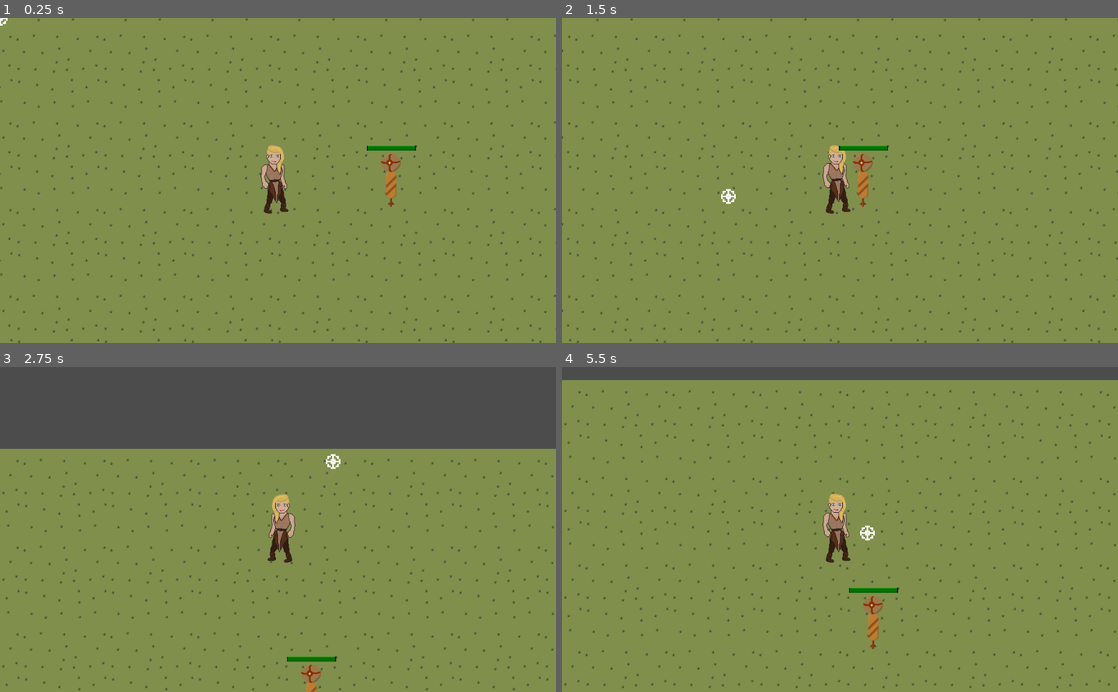
Above: before the commit, frames 1-4 (two rows, left to right).
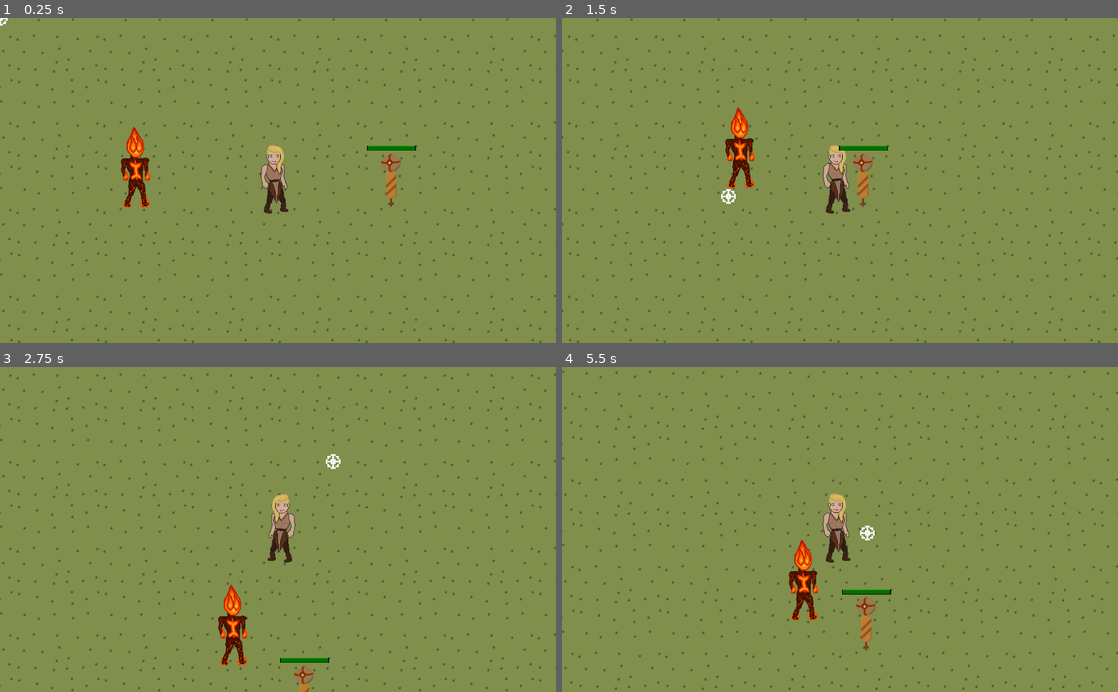
Above: after the commit, the same moments.

Repository: Guillman07/Videojoc-lg
Game: Godot game, scene res://Escenes/World.tscn
Two runs of this game, one before a commit and one after it. Both use one fixed random seed, a clock stepped at 60 frames per second and the inputs below.
Inputs (mouse positions are in pixels of both pictures, inside the frame that each line leads up to):
- Up to frame 1 (0.25 s): no input
- Up to frame 2 (1.5 s): move the mouse to (962, 164) at 0.52 s; hold D (Est) 0.53-1.28 s; tap E (E) at 0.6 s; move the mouse to (728, 196) at 1.27 s; tap D (Est) at 1.35 s
- Up to frame 3 (2.75 s): tap W (Nord) at 1.55 s; move the mouse to (333, 458) at 2.02 s; hold W (Nord) from 2.03 s (still down); tap A (Oest) at 2.3 s
- Up to frame 4 (5.5 s): move the mouse to (812, 594) at 2.77 s; release W (Nord) at 2.78 s; tap A (Oest) at 2.85 s; tap S (Sud) at 3.05 s; move the mouse to (1006, 578) at 3.52 s; hold S (Sud) 3.53-4.28 s; tap E (E) at 3.8, 5.1 s; move the mouse to (673, 480) at 4.27 s; click (673, 480) at 4.35 s; tap D (Est) at 4.55 s; move the mouse to (867, 529) at 5.02 s; hold W (Nord) from 5.03 s (still down)

The runs differ from the first frame. In frame 1, 0.8% of the frame differs, in the area x 21-28%, y 33-59%; in frame 2, 0.7%; in frame 3, 28%, in the area x 0-100%, y 0-100%; in frame 4, 8.4%.

Commit message:
V 0.1.10
Navigation complet

Diff:
--- a/Videojoc LG/Escenes/Subdit_foc.gd
+++ b/Videojoc LG/Escenes/Subdit_foc.gd
@@ -2,14 +2,40 @@
 
 const Bola_foc = preload("res://Escenes/Bola_foc.tscn")
 var energia = 0
-var velocitat_base = 40
+var velocitat_base = 200
 var velocitat = Vector2.ZERO
+
+var cami: Array = []
+var LevelNavigation: Navigation2D = null
+var Player = null
+
 func _ready():
-	pass
+	yield(get_tree(),"idle_frame")
+	var tree = get_tree()
+	if tree.has_group("Navigation2D"):
+		LevelNavigation = tree.get_nodes_in_group("Navigation2D")[0]
+	if tree.has_group("Protagonista"):
+		Player = tree.get_nodes_in_group("Protagonista")[0]
 
 func _process(delta):
+	if Player and LevelNavigation:
+		genera_cami()
+		busca_seguent_pos()
 	moviment()
 #aproparse al prota per arribar al rango suicient de atac simple
+
+func busca_seguent_pos():
+	if cami.size() > 0:
+		velocitat = global_position.direction_to(cami[1]) * velocitat_base
+
+		if global_position == cami[0]:
+			cami.pop_front()
+
+
+func genera_cami():
+	if LevelNavigation != null and Player != null:
+		cami = LevelNavigation.get_simple_path(global_position,Player.global_position, false)
+
 func atac_simple():
 	pass
 	#Mini bola de foc, que no es pot fallar, de dany casi nul,carrega energia
@@ -23,4 +49,4 @@
 
 # no fa gaire mal d'impacte pero si que fa bastant de quemadura.
 func moviment():
-	velocitat = move_and_slide(velocitat_base)
+	velocitat = move_and_slide(velocitat)
--- a/Videojoc LG/Escenes/World.tscn
+++ b/Videojoc LG/Escenes/World.tscn
@@ -1,10 +1,15 @@
-[gd_scene load_steps=7 format=2]
+[gd_scene load_steps=9 format=2]
 
 [ext_resource path="res://Escenes/Player.tscn" type="PackedScene" id=1]
 [ext_resource path="res://Imatges/Tilemap/Herba.png" type="Texture" id=2]
 [ext_resource path="res://Escenes/ninot practica.tscn" type="PackedScene" id=3]
 [ext_resource path="res://Escenes/World.gd" type="Script" id=4]
 [ext_resource path="res://Escenes/software_cursor.tscn" type="PackedScene" id=5]
+[ext_resource path="res://Escenes/Subdit_foc.tscn" type="PackedScene" id=6]
+
+[sub_resource type="NavigationPolygon" id=2]
+vertices = PoolVector2Array( 160, 160, 0, 160, 0, 0, 160, 0 )
+polygons = [ PoolIntArray( 0, 1, 2, 3 ) ]
 
 [sub_resource type="TileSet" id=1]
 0/name = "Herba.png 0"
@@ -15,6 +20,7 @@
 0/tile_mode = 0
 0/occluder_offset = Vector2( 0, 0 )
 0/navigation_offset = Vector2( 0, 0 )
+0/navigation = SubResource( 2 )
 0/shape_offset = Vector2( 0, 0 )
 0/shape_transform = Transform2D( 1, 0, 0, 1, 0, 0 )
 0/shape_one_way = false
@@ -25,13 +31,13 @@
 [node name="World" type="Node2D"]
 script = ExtResource( 4 )
 
-[node name="Navigation2D" type="Navigation2D" parent="."]
+[node name="Navigation2D" type="Navigation2D" parent="." groups=["Navigation2D"]]
 
 [node name="TileMap" type="TileMap" parent="Navigation2D"]
 tile_set = SubResource( 1 )
 cell_size = Vector2( 160, 160 )
 format = 1
-tile_data = PoolIntArray( -11, 0, 0, -10, 0, 0, -9, 0, 0, -8, 0, 0,  …(3526 unchanged characters)…
+tile_data = PoolIntArray( -131083, 0, 0, -131082, 0, 0, -131081, 0, 0, -131080, 0, 0, -131079, 0, 0, -131078, 0, 0, -131077, 0, 0, -131076, 0, 0, -131075, 0, 0, -131074, 0, 0, -131073, 0, 0, -196608, 0, 0, -196607, 0, 0, -196606, 0, 0, -196605, 0, 0, -196604, 0, 0, -196603, 0, 0, -196602, 0, 0, -196601, 0, 0, -196600, 0, 0, -196599, 0, 0, -196598, 0, 0, -196597, 0, 0, -196596, 0, 0, -65547, 0, 0, -65546, 0, 0, -65545, 0, 0, -65544, 0, 0, -65543, 0, 0, -65542, 0, 0, -65541, 0, 0, -65540, 0, 0, -65539, 0, 0, -65538, 0, 0, -65537, 0, 0, -131072, 0, 0, -131071, 0, 0, -131070, 0, 0, -131069, 0, 0, -131068, 0, 0, -131067, 0, 0, -131066, 0, 0, -131065, 0, 0, -131064, 0, 0, -131063, 0, 0, -131062, 0, 0, -131061, 0, 0, -131060, 0, 0, -11, 0, 0, -10, 0, 0, -9, 0, 0, -8, 0, 0,  …(3526 unchanged characters)…
 
 [node name="Player" parent="." instance=ExtResource( 1 )]
 position = Vector2( 489, 288 )
@@ -40,3 +46,6 @@
 position = Vector2( 693, 297 )
 
 [node name="software_cursor" parent="." instance=ExtResource( 5 )]
+
+[node name="KinematicBody2D" parent="." instance=ExtResource( 6 )]
+position = Vector2( 184, 294 )
--- a/Videojoc LG/Escenes/software_cursor.tscn
+++ b/Videojoc LG/Escenes/software_cursor.tscn
@@ -6,14 +6,14 @@
 
 [sub_resource type="SpriteFrames" id=1]
 animations = [ {
+"frames": [ ExtResource( 1 ) ],
+"loop": true,
+"name": "Conjur_planta",
+"speed": 5.0
+}, {
 "frames": [ ExtResource( 3 ) ],
 "loop": true,
 "name": "Basic",
-"speed": 5.0
-}, {
-"frames": [ ExtResource( 1 ) ],
-"loop": true,
-"name": "Conjur_planta",
 "speed": 5.0
 } ]
 
